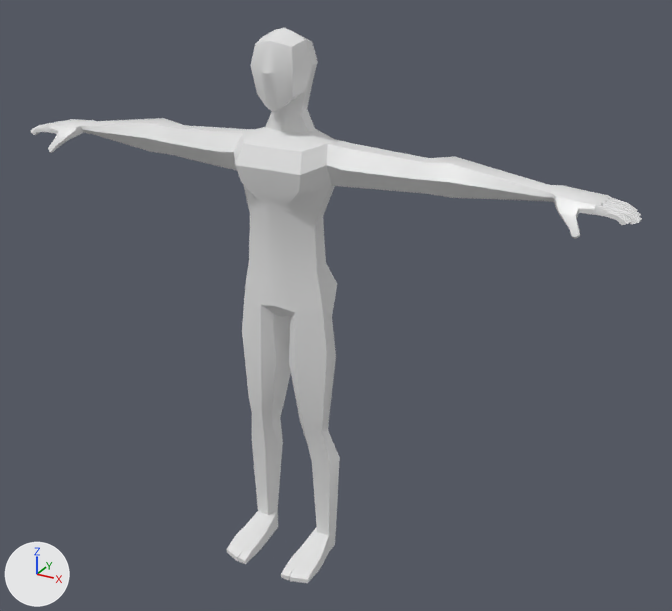
Before and after pictures for a commit that changed the Blender file Art/3D models/rigging-model-3.6.blend.
Camera for both pictures: a 50 mm lens placed at (20.9, -33.5, 5.4), pointed at (2.0, 0.8, -11.7). The axes (+X, +Y, +Z) are drawn at lower left. The lights are the same throughout.

The scene before the commit, as lines of its bpy script (objects in view):
```python
mat_material = principled_material('Material')
mat_material.base_color = (0.8, 0.8, 0.8)  # white #e7e7e7
mat_material.roughness = 0.4
me_cube = bpy.data.meshes.new('Cube')
me_cube.from_pydata(...)  # 485 vertices, 474 faces, 1 loose edge; spans x 0.0..15.0, y -3.0..1.8, z -24.9..0.6
me_cube.polygons.foreach_set('use_smooth', [True] * 474)
me_cube.materials.append(mat_material)  # white #e7e7e7
ob_cube = bpy.data.objects.new('Cube', me_cube)
ob_cube.location = (0.0, 0.0, 0.0)
_m = ob_cube.modifiers.new('Mirror', 'MIRROR')
_m.use_clip = True
```
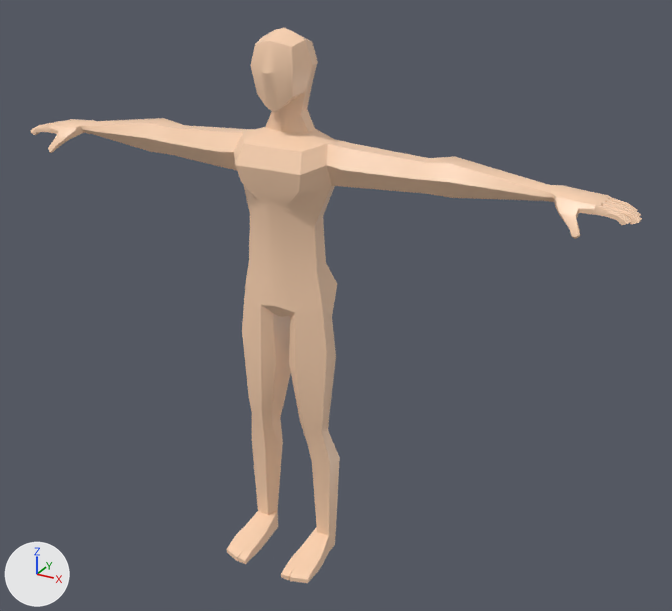
Pixel boxes [x1, y1, x2, y2] of what changed, in the pictures (672 x 611 px):
'Cube', surface changed (white to beige)
    both: [31, 28, 642, 583]

The edits, one by one:
Picture 'Base Color Palette Diffuse.png' (img_base_color_palette_diffuse_png) is new.
In material 'Material' (mat_material), base_color is no longer (0.8, 0.8, 0.8), white #e7e7e7.
In material 'Material' (mat_material), texture is now set to img_base_color_palette_diffuse_png.
me_cube has 485 vertices, 474 faces, 1 loose edge and spans x 0.0..15.0, y -3.0..1.8, z -24.9..0.6.
me_cube is used by ob_cube; location (0.0, 0.0, 0.0).
me_cube part 1: texture (UV) coordinates of 474 of 474 faces, centred in x 0.2..15.0, y -3.0..1.7, z -24.9..0.3, changed; they spanned u 0.0..0.88, v -0.07..1.0 and now span u 0.09..0.13, v 0.92..0.96.
